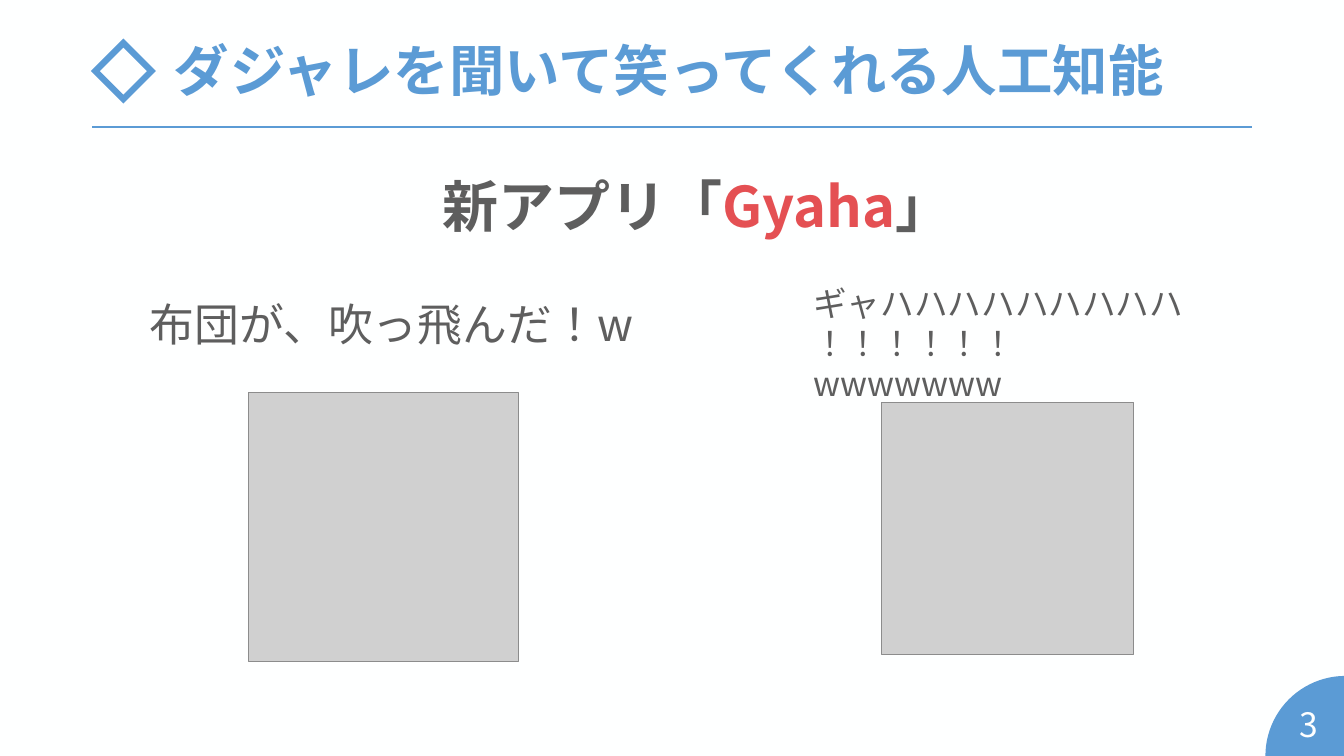
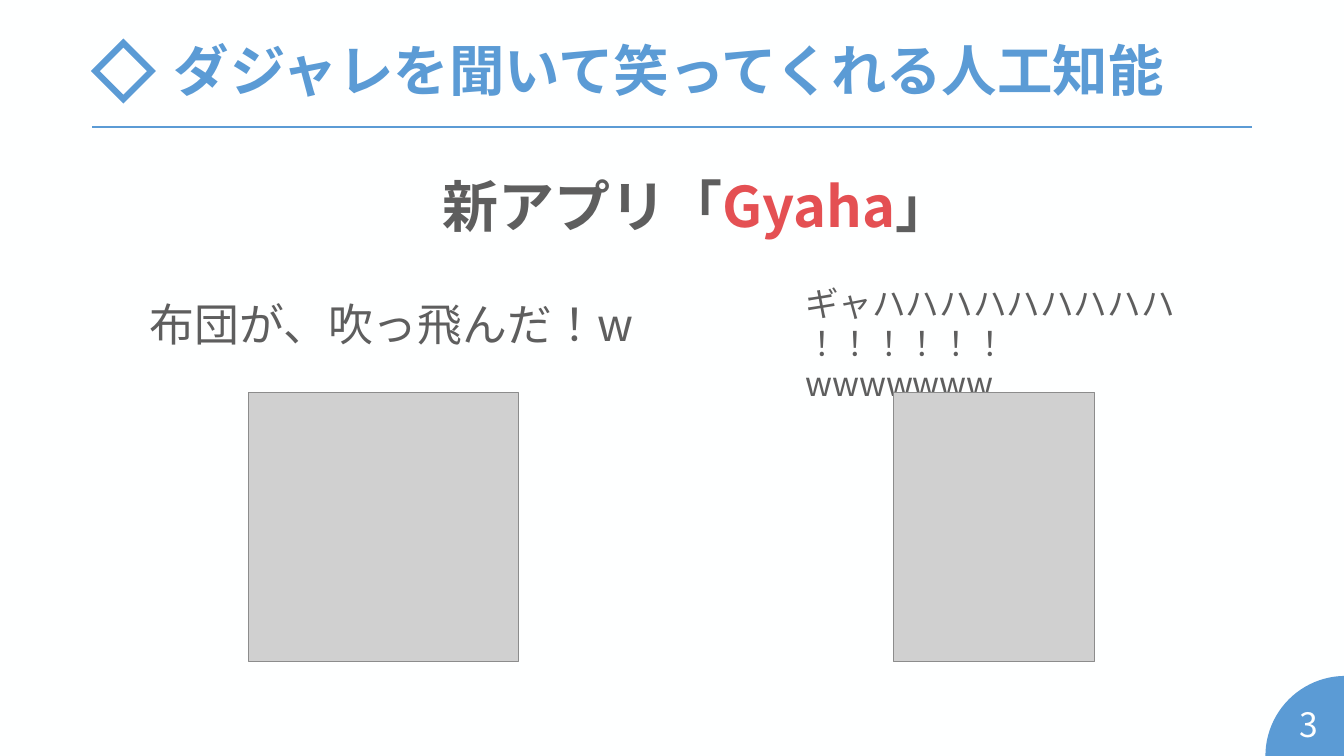
Before and after one commit to sonarAIT/Usability_Last_Issue, a slide deck: slide 3 of プレゼンテーション.pptx. Drawn at 1344x756 pixels with LibreOffice and Linux fonts; fonts in the diff are those of the drawing; grey boxes stand for pictures. Boxes give left, top, right and bottom in pixels: in the first picture for what was removed or moved away, otherwise in the second. Text is boxed around its words. In the diff, an @@ line names an element or a change of style, - is before the commit and + after.

```diff
--- a/プレゼンテーション.pptx
+++ b/プレゼンテーション.pptx
@@ text "ギャハハハハハハハハハ ！！！！！！wwwwwww": place and size @@
-text "ギャハハハハハハハハハ ！！！！！！wwwwwww" at bbox=[813, 287, 1183, 319]
+text "ギャハハハハハハハハハ ！！！！！！wwwwwww" at bbox=[805, 287, 1175, 319]
@@ picture: place and size @@
-picture at bbox=[882, 402, 1134, 654]
+picture at bbox=[893, 392, 1095, 661]
```
Also in this commit, not shown: 1 slide added, 4 other files.
